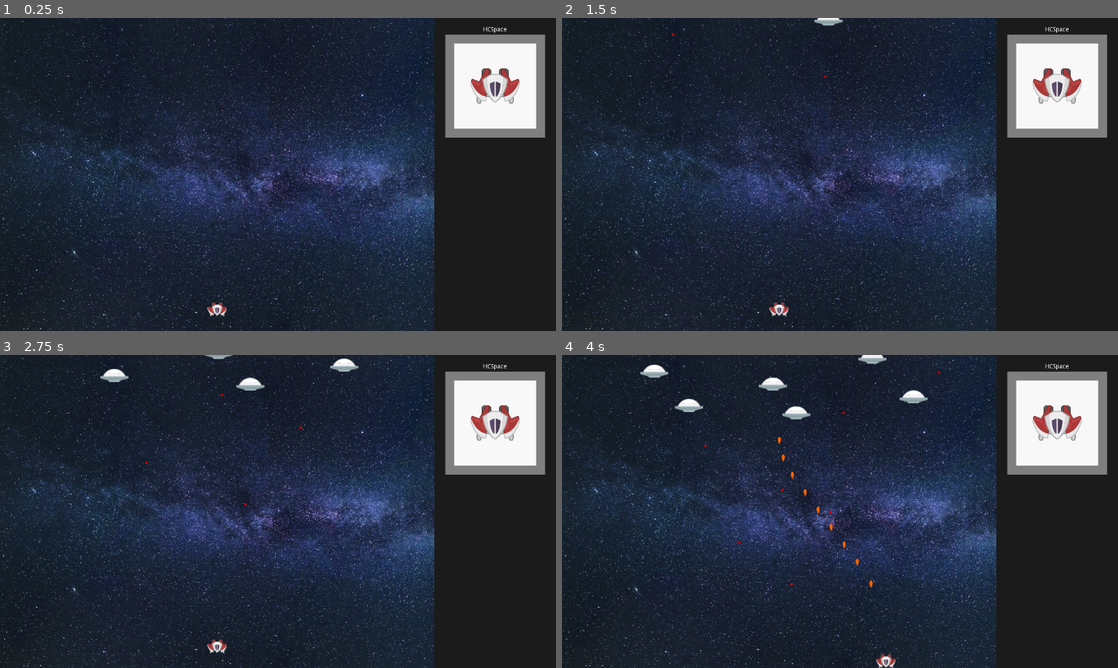
Above: before the commit, frames 1-4 (two rows, left to right).
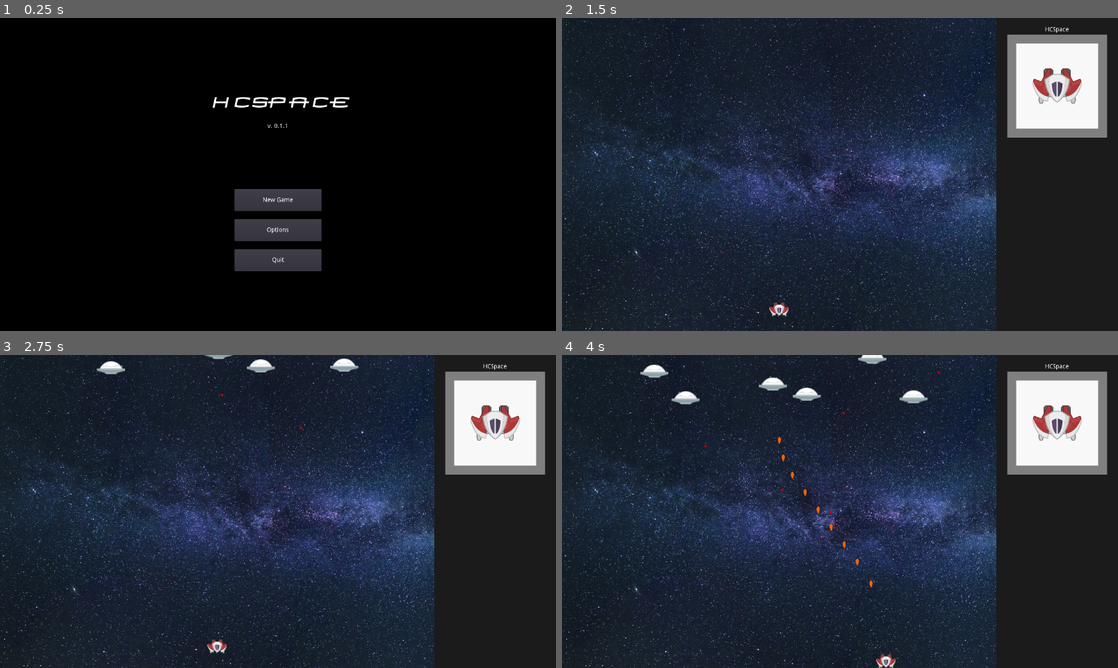
Above: after the commit, the same moments.

Repository: Kessinen/HCSpace
Game: Godot game, scene res://assets/gui/gui.tscn
The game is run twice, just before and just after one commit, with the same random seed, the same clock (stepped at 60 frames per second) and the same inputs. Before the commit the project starts from res://assets/stages/stages.tscn.
Inputs (mouse positions are in pixels of both pictures, inside the frame that each line leads up to):
- Up to frame 1 (0.25 s): no input
- Up to frame 2 (1.5 s): click (840, 230) at 0.5 s, where only the run after the commit has a clickable "Options"; click (840, 199) at 1.25 s, where only the run after the commit has a clickable "New Game"
- Up to frame 3 (2.75 s): click (278, 536) at 2 s, where only the run after the commit has a clickable "New Game"
- Up to frame 4 (4 s): hold D (move_right) 2.78-3.53 s; hold Space (shoot) 2.78-3.53 s; hold S (move_down) from 3.53 s (still down); tap Space (shoot) at 3.6 s

The runs differ from the first frame. In frame 1, 100% of the frame differs, in the area x 0-100%, y 0-100%; in frame 2, 0.1%; in frame 3, 0.6%; in frame 4, 0.6%.

Commit message:
ADDED: Main menu

Diff:
--- /dev/null
+++ b/project/assets/gui/gui.gd
@@ -0,0 +1,17 @@
+extends CanvasLayer
+
+
+# Declare member variables here. Examples:
+# var a = 2
+# var b = "text"
+
+
+# Called when the node enters the scene tree for the first time.
+func _ready():
+	get_tree().paused = true
+	get_node("Mainmenu").show()
+
+
+# Called every frame. 'delta' is the elapsed time since the previous frame.
+#func _process(delta):
+#	pass
--- /dev/null
+++ b/project/assets/gui/gui.tscn
@@ -0,0 +1,14 @@
+[gd_scene load_steps=4 format=2]
+
+[ext_resource path="res://assets/gui/mainmenu.tscn" type="PackedScene" id=1]
+[ext_resource path="res://assets/gui/gui.gd" type="Script" id=2]
+[ext_resource path="res://assets/stages/stages.tscn" type="PackedScene" id=3]
+
+[node name="gui" type="CanvasLayer"]
+script = ExtResource( 2 )
+
+[node name="Mainmenu" parent="." instance=ExtResource( 1 )]
+pause_mode = 2
+
+[node name="stages" parent="." instance=ExtResource( 3 )]
+visible = false
--- /dev/null
+++ b/project/assets/gui/mainmenu.gd
@@ -0,0 +1,21 @@
+extends Control
+
+
+#onready var plStages = preload("res://assets/stages/stages.tscn")
+
+func _ready():
+	pass
+
+
+
+func _on_btnQuit_pressed():
+	get_tree().quit(0)
+
+
+func _on_btnNew_pressed():
+	var stages = get_parent().get_node("stages")
+	stages.show()
+	get_tree().paused = false
+
+
+	pass
--- /dev/null
+++ b/project/assets/gui/mainmenu.tscn
@@ -0,0 +1,136 @@
+[gd_scene load_steps=4 format=2]
+
+[ext_resource path="res://assets/gui/mainmenu.gd" type="Script" id=1]
+[ext_resource path="res://assets/fonts/HOMOARAK.TTF" type="DynamicFontData" id=2]
+
+[sub_resource type="DynamicFont" id=1]
+size = 46
+extra_spacing_top = 7
+font_data = ExtResource( 2 )
+
+[node name="Mainmenu" type="Control"]
+anchor_right = 1.0
+anchor_bottom = 1.0
+script = ExtResource( 1 )
+__meta__ = {
+"_edit_use_anchors_": false
+}
+
+[node name="ColorRect" type="ColorRect" parent="."]
+anchor_right = 1.0
+anchor_bottom = 1.0
+color = Color( 0, 0, 0, 1 )
+__meta__ = {
+"_edit_use_anchors_": false
+}
+
+[node name="VBoxContainer" type="VBoxContainer" parent="ColorRect"]
+anchor_right = 1.0
+anchor_bottom = 1.0
+margin_left = 50.0
+margin_top = 50.0
+margin_right = -50.0
+margin_bottom = -50.0
+custom_constants/separation = 19
+__meta__ = {
+"_edit_use_anchors_": false
+}
+
+[node name="MarginContainer" type="MarginContainer" parent="ColorRect/VBoxContainer"]
+margin_right = 1180.0
+margin_bottom = 100.0
+rect_min_size = Vector2( 0, 100 )
+__meta__ = {
+"_edit_use_anchors_": false
+}
+
+[node name="lblHCSpace" type="Label" parent="ColorRect/VBoxContainer"]
+margin_top = 119.0
+margin_right = 1180.0
+margin_bottom = 173.0
+custom_fonts/font = SubResource( 1 )
+text = "HCSpace"
+align = 1
+valign = 1
+
+[node name="lblVer" type="Label" parent="ColorRect/VBoxContainer"]
+margin_top = 192.0
+margin_right = 1180.0
+margin_bottom = 206.0
+text = "v. 0.1.1"
+align = 1
+valign = 1
+
+[node name="MarginContainer2" type="MarginContainer" parent="ColorRect/VBoxContainer"]
+margin_top = 225.0
+margin_right = 1180.0
+margin_bottom = 325.0
+rect_min_size = Vector2( 0, 100 )
+__meta__ = {
+"_edit_use_anchors_": false
+}
+
+[node name="btnNew" type="Button" parent="ColorRect/VBoxContainer"]
+margin_left = 490.0
+margin_top = 344.0
+margin_right = 690.0
+margin_bottom = 394.0
+rect_min_size = Vector2( 200, 50 )
+size_flags_horizontal = 4
+__meta__ = {
+"_edit_use_anchors_": false
+}
+
+[node name="lblNew" type="Label" parent="ColorRect/VBoxContainer/btnNew"]
+anchor_right = 1.0
+anchor_bottom = 1.0
+text = "New Game"
+align = 1
+valign = 1
+__meta__ = {
+"_edit_use_anchors_": false
+}
+
+[node name="btnOptions" type="Button" parent="ColorRect/VBoxContainer"]
+margin_left = 490.0
+margin_top = 413.0
+margin_right = 690.0
+margin_bottom = 463.0
+rect_min_size = Vector2( 200, 50 )
+size_flags_horizontal = 4
+__meta__ = {
+"_edit_use_anchors_": false
+}
+
+[node name="lblOptions" type="Label" parent="ColorRect/VBoxContainer/btnOptions"]
+anchor_right = 1.0
+anchor_bottom = 1.0
+text = "Options"
+align = 1
+valign = 1
+__meta__ = {
+"_edit_use_anchors_": false
+}
+
+[node name="btnQuit" type="Button" parent="ColorRect/VBoxContainer"]
+margin_left = 490.0
+margin_top = 482.0
+margin_right = 690.0
+margin_bottom = 532.0
+rect_min_size = Vector2( 200, 50 )
+size_flags_horizontal = 4
+__meta__ = {
+"_edit_use_anchors_": false
+}
+
+[node name="lblQuit" type="Label" parent="ColorRect/VBoxContainer/btnQuit"]
+anchor_right = 1.0
+anchor_bottom = 1.0
+text = "Quit"
+align = 1
+valign = 1
+__meta__ = {
+"_edit_use_anchors_": false
+}
+[connection signal="pressed" from="ColorRect/VBoxContainer/btnNew" to="." method="_on_btnNew_pressed"]
+[connection signal="pressed" from="ColorRect/VBoxContainer/btnQuit" to="." method="_on_btnQuit_pressed"]
--- a/project/project.godot
+++ b/project/project.godot
@@ -16,7 +16,7 @@
 [application]
 
 config/name="HCSpace"
-run/main_scene="res://assets/stages/stages.tscn"
+run/main_scene="res://assets/gui/gui.tscn"
 config/icon="res://icon.png"
 
 [autoload]
@@ -66,6 +66,7 @@
 2d_physics/layer_1="Player"
 2d_physics/layer_2="Enemy"
 2d_physics/layer_3="Bullets"
+2d_physics/layer_4="Walls"
 
 [rendering]
 
Binary file added: project/assets/fonts/HOMOARAK.TTF
